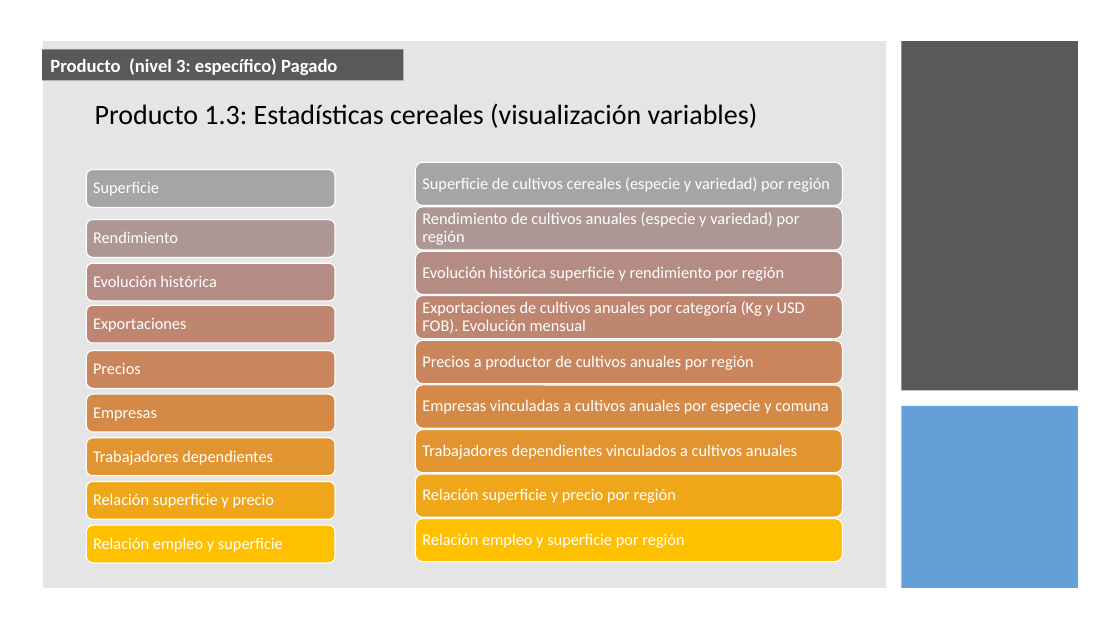
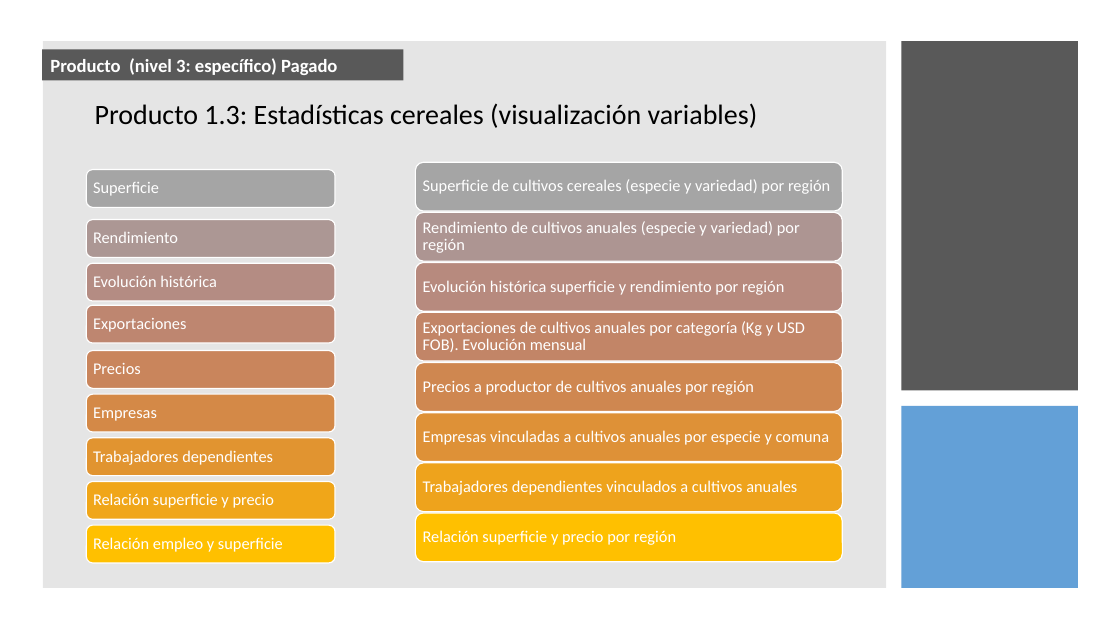
Before and after one commit to Sud-Austral/DATA-AGRO, a slide deck: slide 14 of Repositorio Agricultura/Para power bi/Chile/Agricola/Power Bi (variables a mostrar).pptx (slide 10 before the commit). Drawn at 1120x630 pixels with LibreOffice and Linux fonts; fonts in the diff are those of the drawing. Boxes give left, top, right and bottom in pixels: in the first picture for what was removed or moved away, otherwise in the second. Text is boxed around its words. In the diff, an @@ line names an element or a change of style, - is before the commit and + after.

```diff
--- a/Repositorio Agricultura/Para power bi/Chile/Agricola/Power Bi (variables a mostrar).pptx
+++ b/Repositorio Agricultura/Para power bi/Chile/Agricola/Power Bi (variables a mostrar).pptx
@@ rounded rectangle resized from (x1=415, y1=162, x2=842, y2=205) to (x1=415, y1=162, x2=842, y2=211) @@
@@ rounded rectangle resized from (x1=415, y1=207, x2=842, y2=250) to (x1=415, y1=213, x2=842, y2=261) @@
@@ rounded rectangle at (x1=415, y1=213, x2=842, y2=261): fill #AC9494 to #AD9292 @@
@@ text "Rendimiento de cultivos anuales (especie ..." moved from (x1=422, y1=212, x2=800, y2=245) to (x1=423, y1=221, x2=800, y2=253) @@
@@ rounded rectangle resized from (x1=415, y1=251, x2=842, y2=294) to (x1=415, y1=262, x2=842, y2=311) @@
@@ rounded rectangle at (x1=415, y1=262, x2=842, y2=311): fill #B48383 to #B77E7E @@
@@ text "Evolución histórica superficie y rendimiento ..." moved from (x1=422, y1=266, x2=784, y2=281) to (x1=423, y1=280, x2=784, y2=295) @@
@@ rounded rectangle resized from (x1=415, y1=296, x2=842, y2=339) to (x1=415, y1=313, x2=842, y2=361) @@
@@ rounded rectangle at (x1=415, y1=313, x2=842, y2=361): fill #BE7070 to #C26767 @@
@@ text "Exportaciones de cultivos anuales por ..." moved from (x1=422, y1=301, x2=805, y2=333) to (x1=423, y1=321, x2=805, y2=352) @@
@@ rounded rectangle removed at (x1=415, y1=340, x2=842, y2=383) @@
@@ rounded rectangle resized from (x1=415, y1=385, x2=842, y2=428) to (x1=415, y1=363, x2=842, y2=412) @@
@@ rounded rectangle at (x1=415, y1=363, x2=842, y2=412): fill #D44747 to #CF5050 @@
@@ text "Precios a productor de cultivos ..." moved from (x1=422, y1=355, x2=753, y2=370) to (x1=423, y1=380, x2=754, y2=395) @@
@@ rounded rectangle resized from (x1=415, y1=429, x2=842, y2=472) to (x1=415, y1=413, x2=842, y2=461) @@
@@ rounded rectangle at (x1=415, y1=413, x2=842, y2=461): fill #E13030 to #DE3737 @@
@@ text "Empresas vinculadas a cultivos anuales ..." moved from (x1=422, y1=399, x2=828, y2=414) to (x1=423, y1=430, x2=829, y2=445) @@
@@ rounded rectangle resized from (x1=415, y1=474, x2=842, y2=517) to (x1=415, y1=463, x2=842, y2=512) @@
@@ rounded rectangle at (x1=415, y1=463, x2=842, y2=512): fill #F01919 to #EE1C1C @@
@@ text "Trabajadores dependientes vinculados a cultivos ..." moved from (x1=422, y1=444, x2=797, y2=459) to (x1=423, y1=480, x2=797, y2=495) @@
@@ rounded rectangle resized from (x1=415, y1=518, x2=842, y2=561) to (x1=415, y1=513, x2=842, y2=562) @@
@@ text "Relación superficie y precio por ..." moved from (x1=422, y1=488, x2=676, y2=503) to (x1=423, y1=530, x2=676, y2=545) @@
@@ text removed at (x1=422, y1=533, x2=684, y2=548) @@
-Relación empleo y superficie por región
```
Also in this commit, not shown: 8 other slides changed, 10 slides added, 2 slides removed, 18 other files.
